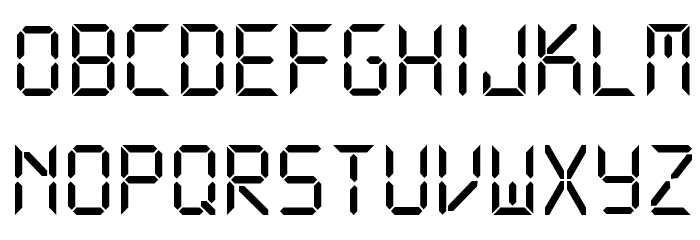
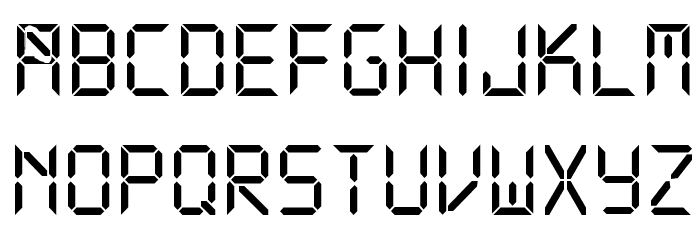
Layered file, before and after one edit (700x240). Changes by layer:
added layer "Pasted Layer #7" above "Pasted Layer #6" over (x1=24, y1=25, x2=52, y2=63)
hid "Pasted Layer #5" over (x1=17, y1=24, x2=60, y2=96)
